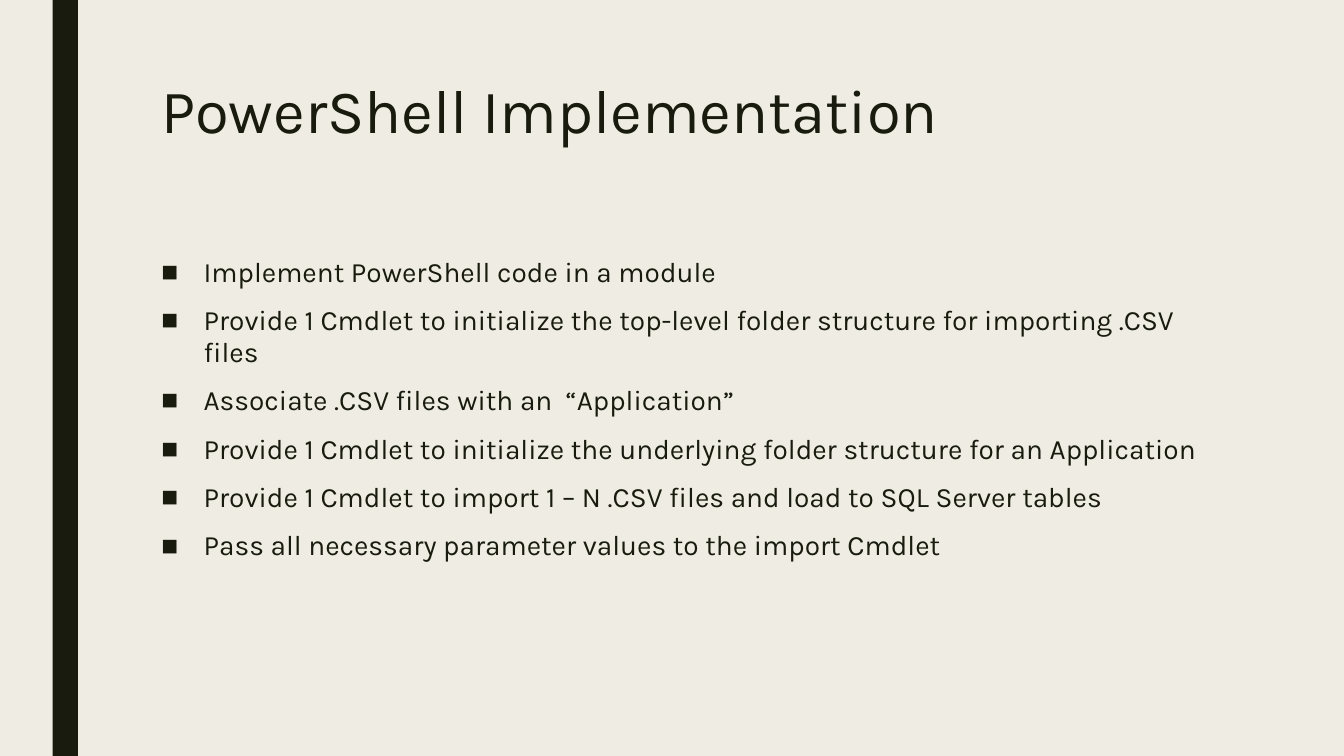
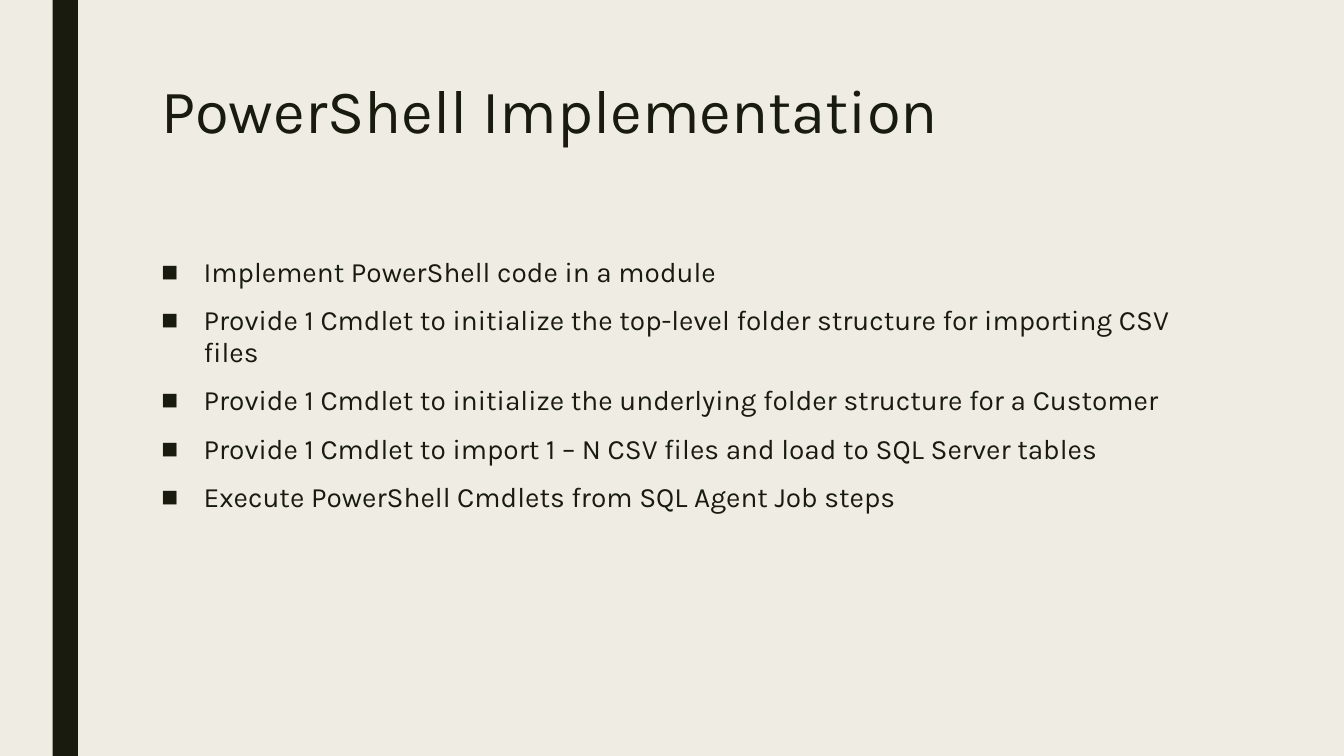
Before and after one commit to agent86ray/PowerShell-ETL-Framework, a slide deck: slide 4 of Powershell ETL framework.pptx. Drawn at 1344x756 pixels with LibreOffice and Linux fonts; fonts in the diff are those of the drawing. Boxes give left, top, right and bottom in pixels: in the first picture for what was removed or moved away, otherwise in the second. Text is boxed around its words. In the diff, an @@ line names an element or a change of style, - is before the commit and + after.

```diff
--- a/Powershell ETL framework.pptx
+++ b/Powershell ETL framework.pptx
@@ text at box(204, 310, 1169, 514): text changed @@
-■ Provide 1 Cmdlet to initialize the top-level folder structure for importing .CSV files
-■ Associate .CSV files with an “Application”
-■ Provide 1 Cmdlet to initialize the underlying folder structure for an Application
-■ Provide 1 Cmdlet to import 1 – N .CSV files and load to SQL Server tables
-■ Pass all necessary parameter values to the import Cmdlet
+■ Provide 1 Cmdlet to initialize the top-level folder structure for importing CSV files
+■ Provide 1 Cmdlet to initialize the underlying folder structure for a Customer
+■ Provide 1 Cmdlet to import 1 – N CSV files and load to SQL Server tables
+■ Execute PowerShell Cmdlets from SQL Agent Job steps
```
Also in this commit, not shown: 2 other slides changed.
